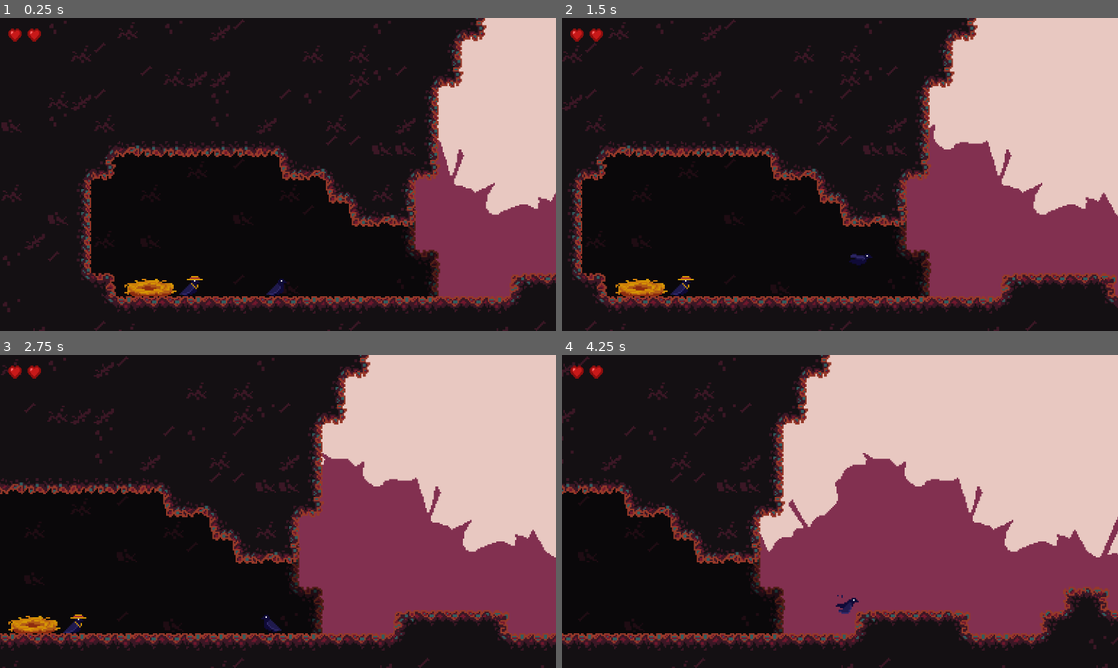
Above: before the commit, frames 1-4 (two rows, left to right).
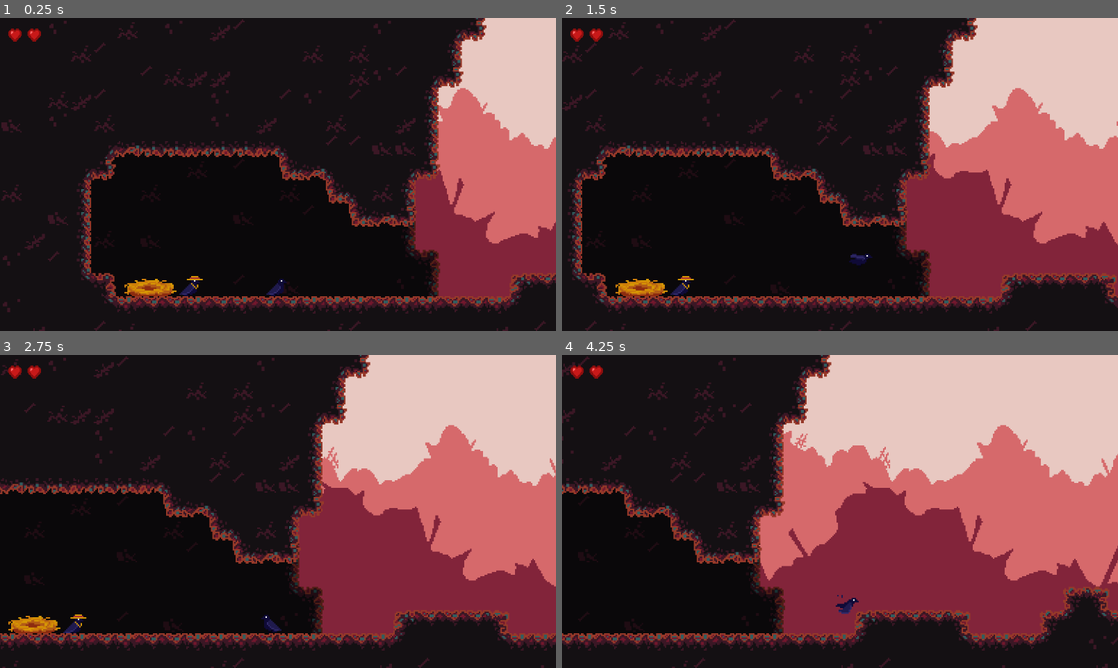
Above: after the commit, the same moments.

Repository: emmadilemma320/ludum_dare_
Game: Godot game, scene res://scenes/game.tscn
The game is run twice, just before and just after one commit, with the same random seed, the same clock (stepped at 60 frames per second) and the same inputs.
Inputs:
- Up to frame 1 (0.25 s): no input
- Up to frame 2 (1.5 s): hold Down (dive) 0.53-1.28 s; hold Right (right) from 0.53 s (still down); tap Up (flap) at 0.77, 1.07 s; tap C (interact) at 1.35 s
- Up to frame 3 (2.75 s): tap Up (flap) at 1.52, 1.82 s; release Right (right) at 2.03 s; hold Left (left) from 2.03 s (still down); hold Down (dive) from 2.03 s (still down)
- Up to frame 4 (4.25 s): release Left (left) at 2.78 s; release Down (dive) at 2.78 s; hold Right (right) from 2.78 s (still down); tap C (interact) at 2.85 s; tap Up (flap) at 3.02, 3.32, 3.77, 4.07 s; hold Down (dive) from 3.53 s (still down)

The runs differ from the first frame. In frame 1, 7.0% of the frame differs, in the area x 78-100%, y 22-72%; in frame 2, 9.0%; in frame 3, 10%; in frame 4, 16%, in the area x 35-100%, y 22-74%.

Commit message:
added second paralax layer

Diff:
--- a/scenes/game.tscn
+++ b/scenes/game.tscn
@@ -8,6 +8,7 @@
 [ext_resource type="PackedScene" uid="uid://bg55fw80edhf8" path="res://Homebase/merchant.tscn" id="6_p57ef"]
 [ext_resource type="Texture2D" uid="uid://dr05l58s3l1c6" path="res://assets/nest.png" id="6_u5sy4"]
 [ext_resource type="PackedScene" uid="uid://dxosehf2lcqkq" path="res://scenes/human_thrower.tscn" id="9_0tnpc"]
+[ext_resource type="Texture2D" uid="uid://cgfktqaks7oro" path="res://assets/layer2.png" id="10_kvpfn"]
 [ext_resource type="Texture2D" uid="uid://b7jr4h86tyw3h" path="res://assets/layer1.png" id="10_vtaks"]
 
 [sub_resource type="TileSetAtlasSource" id="TileSetAtlasSource_u5sy4"]
@@ -376,13 +377,24 @@
 [node name="HumanThrower" parent="." instance=ExtResource("9_0tnpc")]
 position = Vector2(173, -54)
 
-[node name="Parallax2D" type="Parallax2D" parent="."]
+[node name="Close" type="Parallax2D" parent="."]
 z_index = -5
 scroll_scale = Vector2(0.2, 0.2)
 repeat_size = Vector2(384, 0)
 repeat_times = 30
 
-[node name="Sprite2D" type="Sprite2D" parent="Parallax2D"]
-modulate = Color(0.51, 0.1887, 0.311865, 1)
-position = Vector2(0, 240)
+[node name="Sprite2D" type="Sprite2D" parent="Close"]
+modulate = Color(0.51, 0.1428, 0.22848, 1)
+position = Vector2(0, 260)
 texture = ExtResource("10_vtaks")
+
+[node name="Far" type="Parallax2D" parent="."]
+z_index = -6
+scroll_scale = Vector2(0.1, 0.1)
+repeat_size = Vector2(384, 0)
+repeat_times = 30
+
+[node name="Sprite2D" type="Sprite2D" parent="Far"]
+modulate = Color(0.84, 0.4116, 0.41874, 1)
+position = Vector2(0, 280)
+texture = ExtResource("10_kvpfn")
Binary file added: assets/layer2.png
Not shown, added: assets/layer2.png.import
Not shown: 1 places in scenes/game.tscn that only renumber resources
